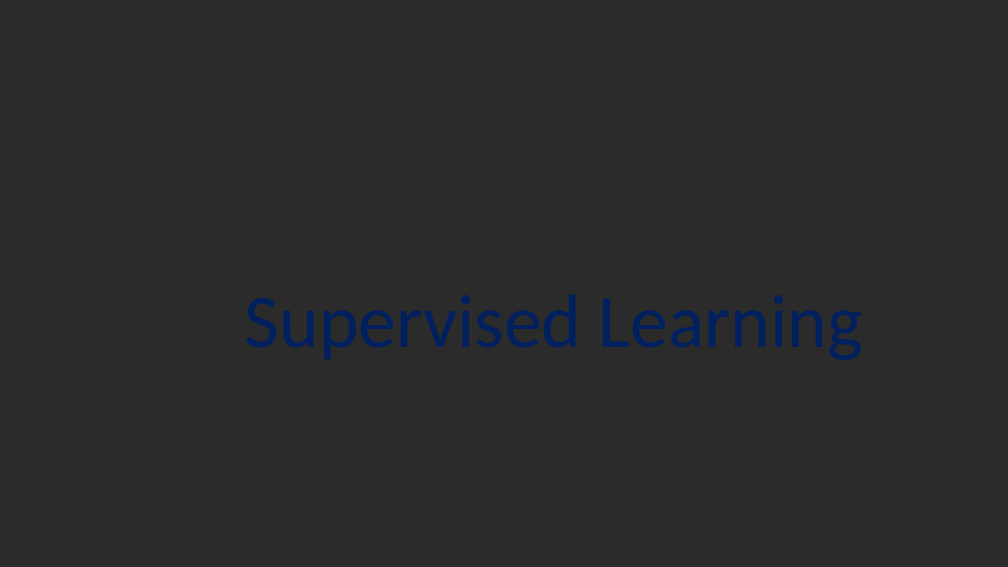
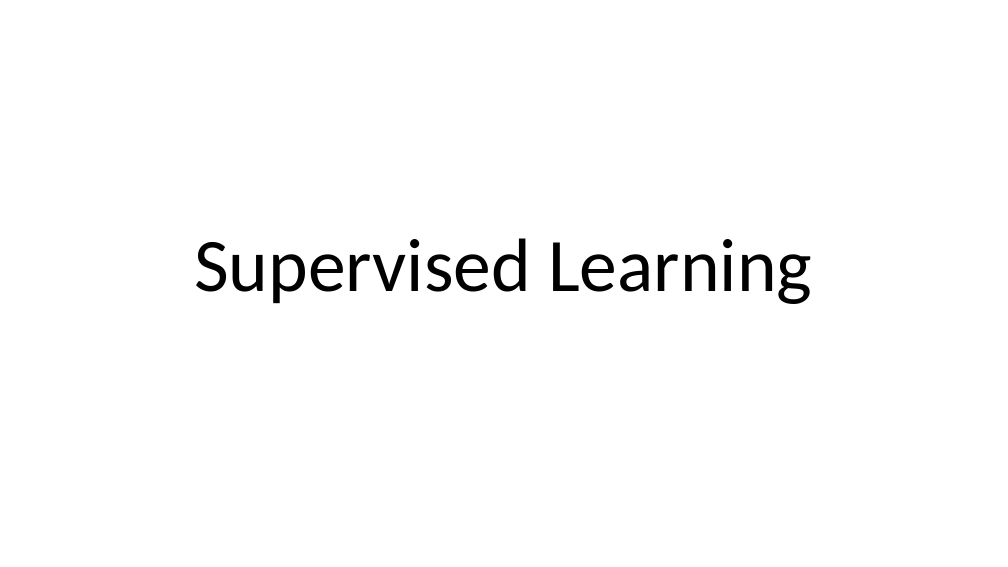
Before and after one commit to artasheskhachatryan1991/MachineLearningLectures, a slide deck: slide 4 of Welcome to Machine Learning Naive Bayes.pptx. Drawn at 1008x567 pixels with LibreOffice and Linux fonts; fonts in the diff are those of the drawing; background and template pictures are left out; a plain dark background stands for a picture behind light text. Boxes give left, top, right and bottom in pixels: in the first picture for what was removed or moved away, otherwise in the second. Text is boxed around its words. In the diff, an @@ line names an element or a change of style, - is before the commit and + after.

```diff
--- a/Welcome to Machine Learning Naive Bayes.pptx
+++ b/Welcome to Machine Learning Naive Bayes.pptx
@@ background picture (left out) to #FFFFFF @@
@@ text "Supervised Learning": place and size @@
-text "Supervised Learning" at <box>235,132,925,502</box>
+text "Supervised Learning" at <box>194,238,812,304</box>
@@ text "Supervised Learning" at <box>194,238,812,304</box>: text colour #002060 to #000000; line spacing 1 to 0.9; less space between paragraphs @@
```
Also in this commit, not shown: 5 other slides changed, 1 slide added, 1 slide removed.
